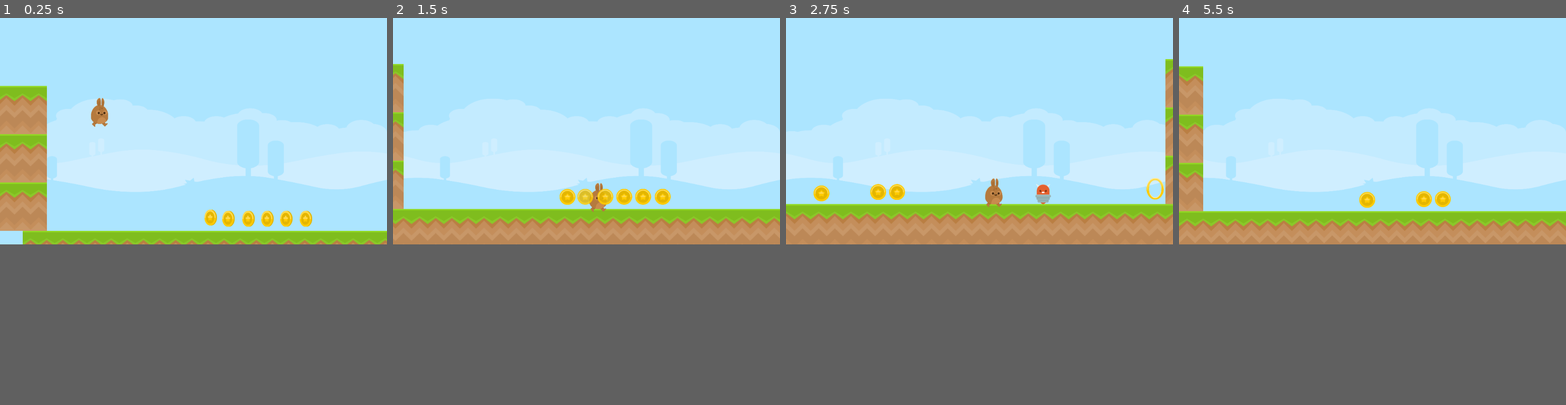
Above: before the commit, frames 1-4 (left to right).
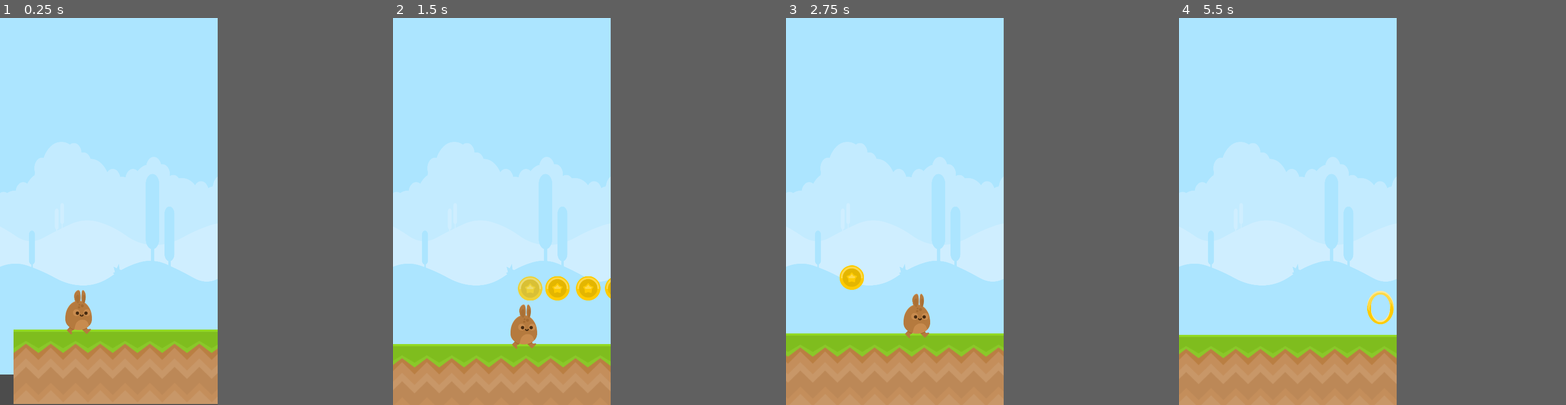
Above: after the commit, the same moments.

Repository: mrbarrientosg/juego-conejo
Game: Godot game, scene res://levels/SampleLevel.tscn
Same seed, same stepped clock (60 frames per second), same inputs: the game is played once before the commit and once after it.
Inputs (mouse positions are in pixels of both pictures, inside the frame that each line leads up to):
- Up to frame 1 (0.25 s): no input
- Up to frame 2 (1.5 s): move the mouse to (671, 118) at 0.52 s; click (671, 118) at 0.77 s; move the mouse to (509, 141) at 1.27 s
- Up to frame 3 (2.75 s): click (902, 141) at 1.52 s; move the mouse to (1018, 79) at 2.02 s
- Up to frame 4 (5.5 s): move the mouse to (1353, 176) at 2.77 s; click (1353, 176) at 3.02 s; move the mouse to (1488, 165) at 3.52 s; click (1488, 165) at 3.77 s; move the mouse to (1256, 95) at 4.27 s; click (1256, 95) at 4.52 s; move the mouse to (1391, 130) at 5.02 s
In our replay, the window is 800x468 before the commit and 450x800 after it. These sizes can differ from the game's own. Grey fills any space a smaller window leaves; there, only what the larger window draws over its background counts as a difference.

The runs differ from the first frame. In frame 1, 28% of the frame differs, in the area x 0-100%, y 17-100%; in frame 2, 30%; in frame 3, 31%, in the area x 0-100%, y 10-100%; in frame 4, 30%.

Commit message:
pobrando sizes

Diff:
--- a/levels/SampleLevel.tscn
+++ b/levels/SampleLevel.tscn
@@ -27,20 +27,21 @@
 "autotile_coord": Vector2( 0, 0 ),
 "one_way": false,
 "one_way_margin": 1.0,
-"shape": SubResource( 5 ),
+"shape": SubResource( 1 ),
 "shape_transform": Transform2D( 1, 0, 0, 1, 0, 0 )
 } ]
 0/z_index = 0
 
 [node name="SampleLevel" type="Node2D"]
 __meta__ = {
+"_edit_horizontal_guides_": [ 704.0 ],
 "_edit_vertical_guides_": [ 1536.0 ]
 }
 
 [node name="CanvasLayer" type="CanvasLayer" parent="."]
 layer = -4
-scale = Vector2( 0.5, 0.3 )
-transform = Transform2D( 0.5, 0, 0, 0.3, 0, 0 )
+scale = Vector2( 0.2, 0.3 )
+transform = Transform2D( 0.2, 0, 0, 0.3, 0, 0 )
 
 [node name="bg_layer1" type="TextureRect" parent="CanvasLayer"]
 anchor_right = 1.0
@@ -75,21 +76,25 @@
 }
 
 [node name="TileMap" type="TileMap" parent="."]
-tile_set = SubResource( 4 )
+tile_set = SubResource( 2 )
 collision_layer = 8
 collision_mask = 0
 format = 1
-tile_data = PoolIntArray( 196607, 0, 0, 131094, 0, 0, 327679, 0, 0, 262166, 0, 0, 458751, 0, 0, 393238, 0, 0, 524288, 0, 0, 524290, 0, 0, 524292, 0, 0, 524294, 0, 0, 524296, 0, 0, 524298, 0, 0, 524300, 0, 0, 524302, 0, 0, 524304, 0, 0, 524306, 0, 0, 524308, 0, 0, 524310, 0, 0, 589824, 1, 0, 589827, 1, 0, 589830, 1, 0, 589833, 1, 0, 589836, 1, 0, 589839, 1, 0 )
+tile_data = PoolIntArray( 589824, 0, 0, 589826, 0, 0, 589828, 0, 0, 589830, 0, 0, 589832, 0, 0, 589833, 1, 0, 589834, 0, 0, 589836, 0, 0, 589838, 0, 0, 589839, 1, 0, 589840, 0, 0, 589842, 0, 0, 589844, 0, 0, 589846, 0, 0 )
 
 [node name="Portal2D" parent="." instance=ExtResource( 9 )]
-position = Vector2( 1381, 501 )
+position = Vector2( 1508, 559 )
 next_scene = ExtResource( 10 )
 
 [node name="Player" parent="." instance=ExtResource( 2 )]
-position = Vector2( 129, 136 )
+position = Vector2( 37, 576 )
+
+[node name="Camera2D" parent="Player" index="2"]
+limit_right = 1536
+limit_bottom = 700
 
 [node name="Enemy" parent="." instance=ExtResource( 3 )]
-position = Vector2( 1272, 511 )
+position = Vector2( 1386, 558 )
 
 [node name="Coin" parent="." instance=ExtResource( 8 )]
 position = Vector2( 498, 480 )
@@ -108,3 +113,5 @@
 
 [node name="Coin6" parent="." instance=ExtResource( 8 )]
 position = Vector2( 750, 480 )
+
+[editable path="Player"]
--- a/levels/SampleLevel2.tscn
+++ b/levels/SampleLevel2.tscn
@@ -19,28 +19,28 @@
 [sub_resource type="ConvexPolygonShape2D" id=1]
 points = PoolVector2Array( 128, 128, 0, 128, 0, 0, 128, 0 )
 
+[sub_resource type="ConvexPolygonShape2D" id=2]
+points = PoolVector2Array( 128, 128, 0, 128, 0, 0, 128, 0 )
+
 [sub_resource type="ConvexPolygonShape2D" id=3]
-points = PoolVector2Array( 128, 128, 0, 128, 0, 0, 128, 0 )
+points = PoolVector2Array( 128, 80, 0, 80, 0, 0, 128, 0 )
 
 [sub_resource type="ConvexPolygonShape2D" id=4]
-points = PoolVector2Array( 128, 80, 0, 80, 0, 0, 128, 0 )
+points = PoolVector2Array( 128, 128, 0, 128, 0, 0, 128, 0 )
 
 [sub_resource type="ConvexPolygonShape2D" id=5]
 points = PoolVector2Array( 128, 128, 0, 128, 0, 0, 128, 0 )
 
 [sub_resource type="ConvexPolygonShape2D" id=6]
-points = PoolVector2Array( 128, 128, 0, 128, 0, 0, 128, 0 )
+points = PoolVector2Array( 128, 128, 0, 128, 0, 0, 64, 64 )
 
 [sub_resource type="ConvexPolygonShape2D" id=7]
-points = PoolVector2Array( 128, 128, 0, 128, 0, 0, 64, 64 )
+points = PoolVector2Array( 128, 128, 128, 0, 0, 128, 0, 128 )
 
 [sub_resource type="ConvexPolygonShape2D" id=8]
-points = PoolVector2Array( 128, 128, 128, 0, 0, 128, 0, 128 )
-
-[sub_resource type="ConvexPolygonShape2D" id=9]
 points = PoolVector2Array( 64, 64, 0, 64, 0, 0, 64, 0 )
 
-[sub_resource type="TileSet" id=2]
+[sub_resource type="TileSet" id=9]
 0/name = "grassMid.png 0"
 0/texture = ExtResource( 1 )
 0/tex_offset = Vector2( 0, 0 )
@@ -165,20 +165,21 @@
 "autotile_coord": Vector2( 0, 0 ),
 "one_way": false,
 "one_way_margin": 1.0,
-"shape": SubResource( 9 ),
+"shape": SubResource( 8 ),
 "shape_transform": Transform2D( 1, 0, 0, 1, 0, 0 )
 } ]
 9/z_index = 0
 
 [node name="Level01" type="Node2D"]
 __meta__ = {
-"_edit_vertical_guides_": [ 1921.0 ]
+"_edit_horizontal_guides_": [ 767.0 ],
+"_edit_vertical_guides_": [ 1920.0 ]
 }
 
 [node name="CanvasLayer" type="CanvasLayer" parent="."]
 layer = -4
-scale = Vector2( 0.5, 0.3 )
-transform = Transform2D( 0.5, 0, 0, 0.3, 0, 0 )
+scale = Vector2( 0.2, 0.35 )
+transform = Transform2D( 0.2, 0, 0, 0.35, 0, 0 )
 
 [node name="bg_layer1" type="TextureRect" parent="CanvasLayer"]
 anchor_right = 1.0
@@ -207,15 +208,13 @@
 [node name="bg_layer4" type="TextureRect" parent="CanvasLayer"]
 anchor_right = 1.0
 anchor_bottom = 1.0
-margin_right = 1024.0
-margin_bottom = 1448.0
 texture = ExtResource( 6 )
 __meta__ = {
 "_edit_use_anchors_": false
 }
 
 [node name="TileMap" type="TileMap" parent="."]
-tile_set = SubResource( 2 )
+tile_set = SubResource( 9 )
 collision_layer = 8
 collision_mask = 0
 format = 1
@@ -227,6 +226,10 @@
 [node name="Player" parent="." instance=ExtResource( 2 )]
 position = Vector2( -128, 502 )
 
+[node name="Camera2D" parent="Player" index="2"]
+limit_right = 1920
+limit_bottom = 767
+
 [node name="Coin" parent="." instance=ExtResource( 14 )]
 position = Vector2( 384, 353 )
 
@@ -250,3 +253,5 @@
 
 [node name="Coin7" parent="." instance=ExtResource( 14 )]
 position = Vector2( 1392, 576 )
+
+[editable path="Player"]
--- a/project.godot
+++ b/project.godot
@@ -24,6 +24,15 @@
 run/main_scene="res://levels/SampleLevel.tscn"
 config/icon="res://icon.png"
 
+[display]
+
+window/size/width=375
+window/size/height=667
+window/size/test_width=720
+window/size/test_height=1280
+window/handheld/orientation="portrait"
+window/stretch/mode="2d"
+
 [input]
 
 jump={
Not shown: 1 places in levels/SampleLevel.tscn that only renumber resources
Not shown: 6 places in levels/SampleLevel2.tscn that only renumber resources
